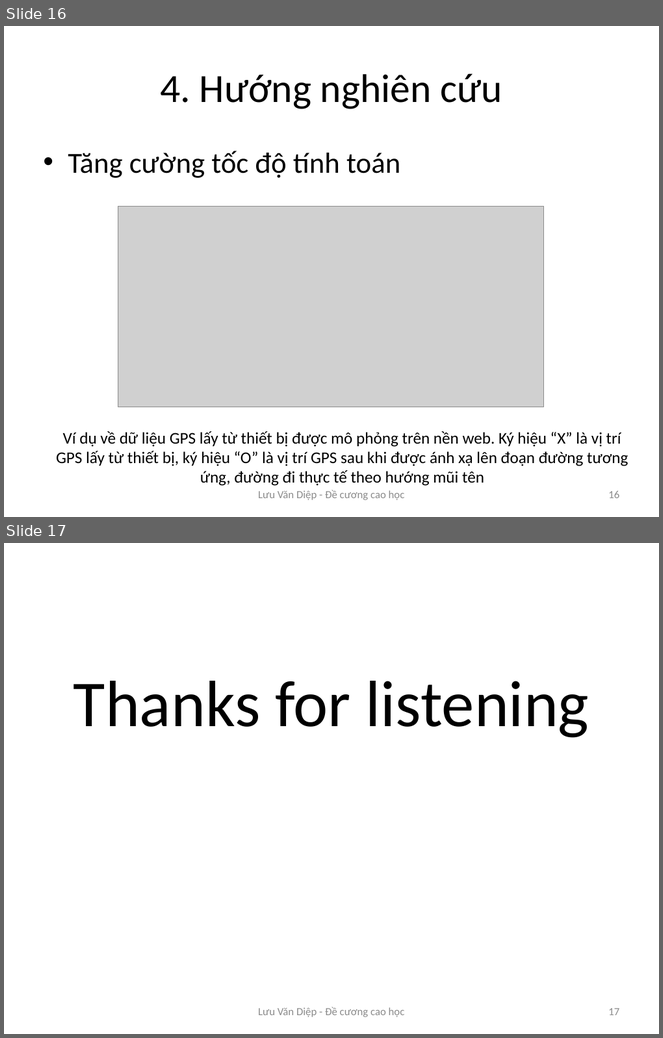
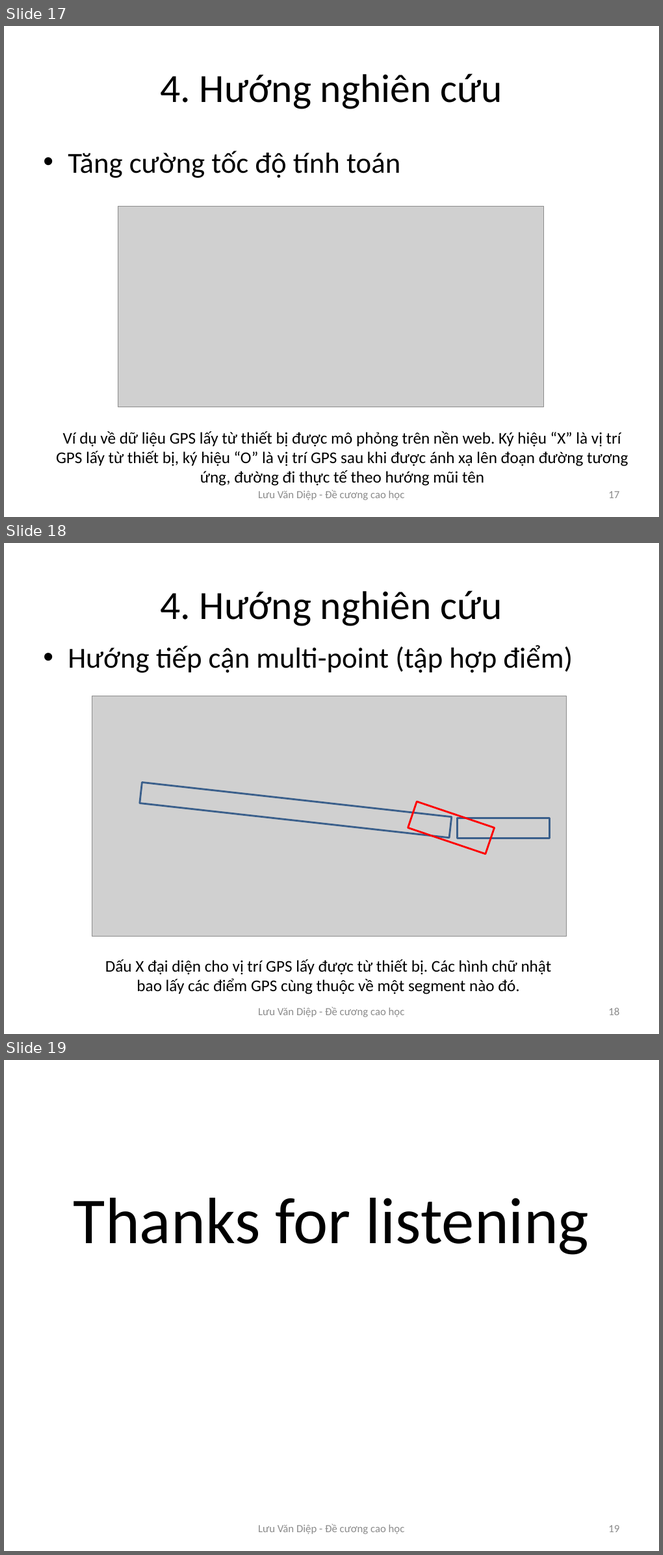
Before and after one commit to alidiepuit/master_ITS, a slide deck: de cuong.pptx. Shown one above the other, each under a label of ours: slides 16 and 17 before the commit, slides 17, 18 and 19 after it. The pictures are 663x1038 and 663x1555 pixels, drawn with LibreOffice and Linux fonts; fonts in the diff are those of the drawing; grey boxes stand for pictures. Boxes give left, top, right and bottom in pixels: in the first picture for what was removed or moved away, otherwise in the second. Text is boxed around its words. In the diff, an @@ line names an element or a change of style, - is before the commit and + after.

```diff
--- a/de cuong.pptx
+++ b/de cuong.pptx
@@ slide 18 added at box(4, 543, 659, 1034), background #FFFFFF @@
@@ title added at box(160, 590, 503, 626), 44 pt, text #000000 @@
+4. Hướng nghiên cứu
@@ text added at box(68, 645, 573, 673), 32 pt, text #000000 @@
+• Hướng tiếp cận multi-point (tập hợp điểm)
@@ group added at box(92, 696, 567, 937): 3 rectangles, 1 picture @@
@@ text added at box(105, 960, 552, 995), 18 pt, text #000000 @@
+Dấu X đại diện cho vị trí GPS lấy được từ thiết bị. Các hình chữ nhật bao lấy các điểm GPS cùng thuộc về một segment nào đó.
@@ text added at box(258, 1007, 405, 1017), 12 pt, text #8C8C8C @@
+Lưu Văn Diệp - Đề cương cao học
@@ page number added at box(608, 1008, 620, 1016), 12 pt, text #8C8C8C @@
+18
@@ what was slide 16 is now slide 17 @@
@@ page number at box(608, 491, 620, 499): text changed @@
-16
+17
@@ what was slide 17 is now slide 19 @@
@@ page number at box(608, 1525, 620, 1533): text changed @@
-17
+19
```
Also in this commit, not shown: 3 slides changed, 1 other slide added.
